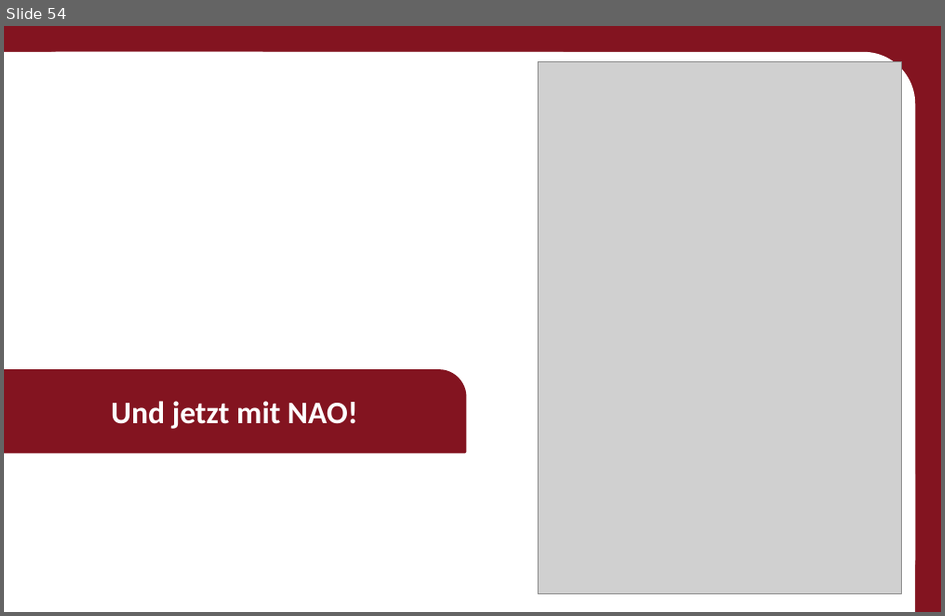
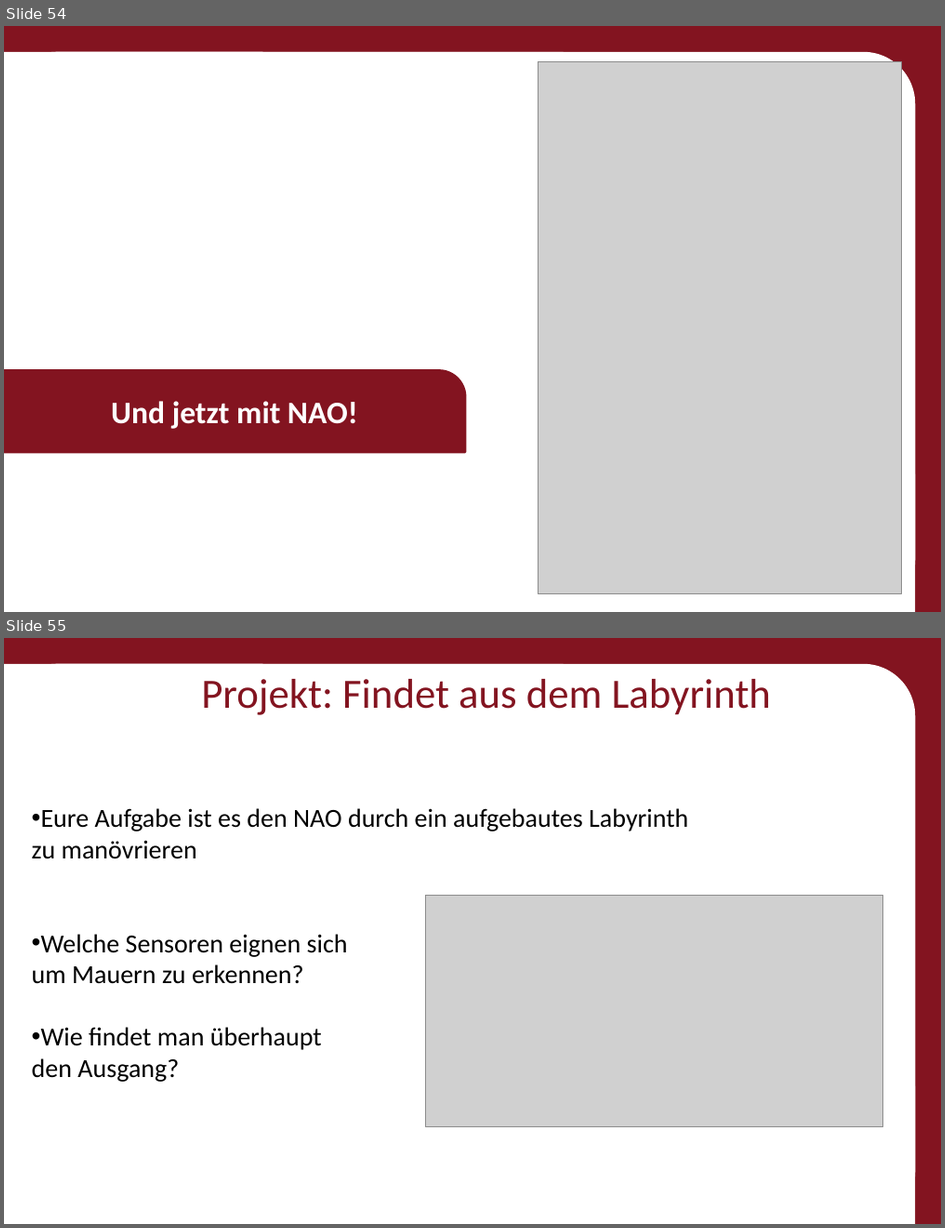
Before and after one commit to Roboscope/java-with-nao, a slide deck: Präsentationen/Anfänger - Java mit NAO.pptx. Shown one above the other, each under a label of ours: slide 54 before the commit, slides 54 and 55 after it. The pictures are 945x616 and 945x1228 pixels, drawn with LibreOffice and Linux fonts; fonts in the diff are those of the drawing; grey boxes stand for pictures; background and template pictures are left out. Boxes give left, top, right and bottom in pixels: in the first picture for what was removed or moved away, otherwise in the second. Text is boxed around its words. In the diff, an @@ line names an element or a change of style, - is before the commit and + after.

Commit message:
Added labyrinth project excercise with NAO at the end of the presentation

```diff
--- a/Präsentationen/Anfänger - Java mit NAO.pptx
+++ b/Präsentationen/Anfänger - Java mit NAO.pptx
@@ slide 55 added at (x1=4, y1=638, x2=941, y2=1224), background #831420; not listed: 3 template elements that a slide beside it also shows @@
@@ title added at (x1=201, y1=679, x2=771, y2=715), 32 pt, text #831420 @@
+Projekt: Findet aus dem Labyrinth
@@ text added at (x1=32, y1=808, x2=688, y2=1082), 20 pt, text #000000 @@
+• Eure Aufgabe ist es den NAO durch ein aufgebautes Labyrinth
+  zu manövrieren
+• Welche Sensoren eignen sich
+  um Mauern zu erkennen?
+• Wie findet man überhaupt
+  den Ausgang?
@@ picture added at (x1=426, y1=895, x2=884, y2=1126) @@
```
Also in this commit, not shown: 1 slide removed, 18 other files.
